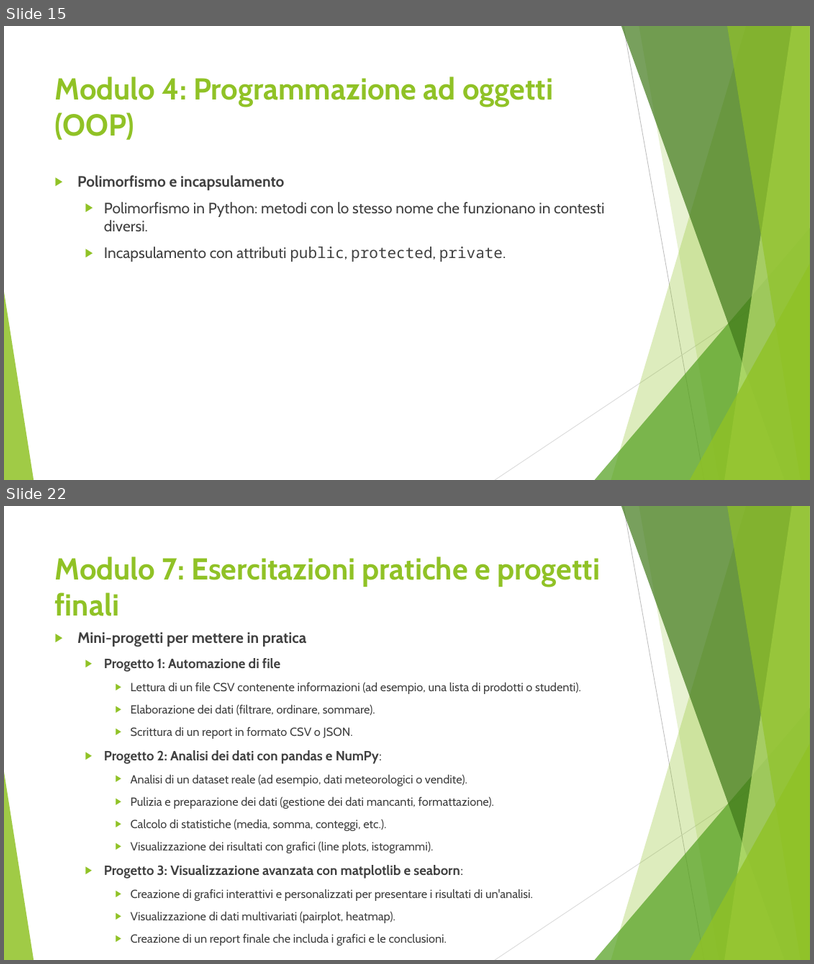
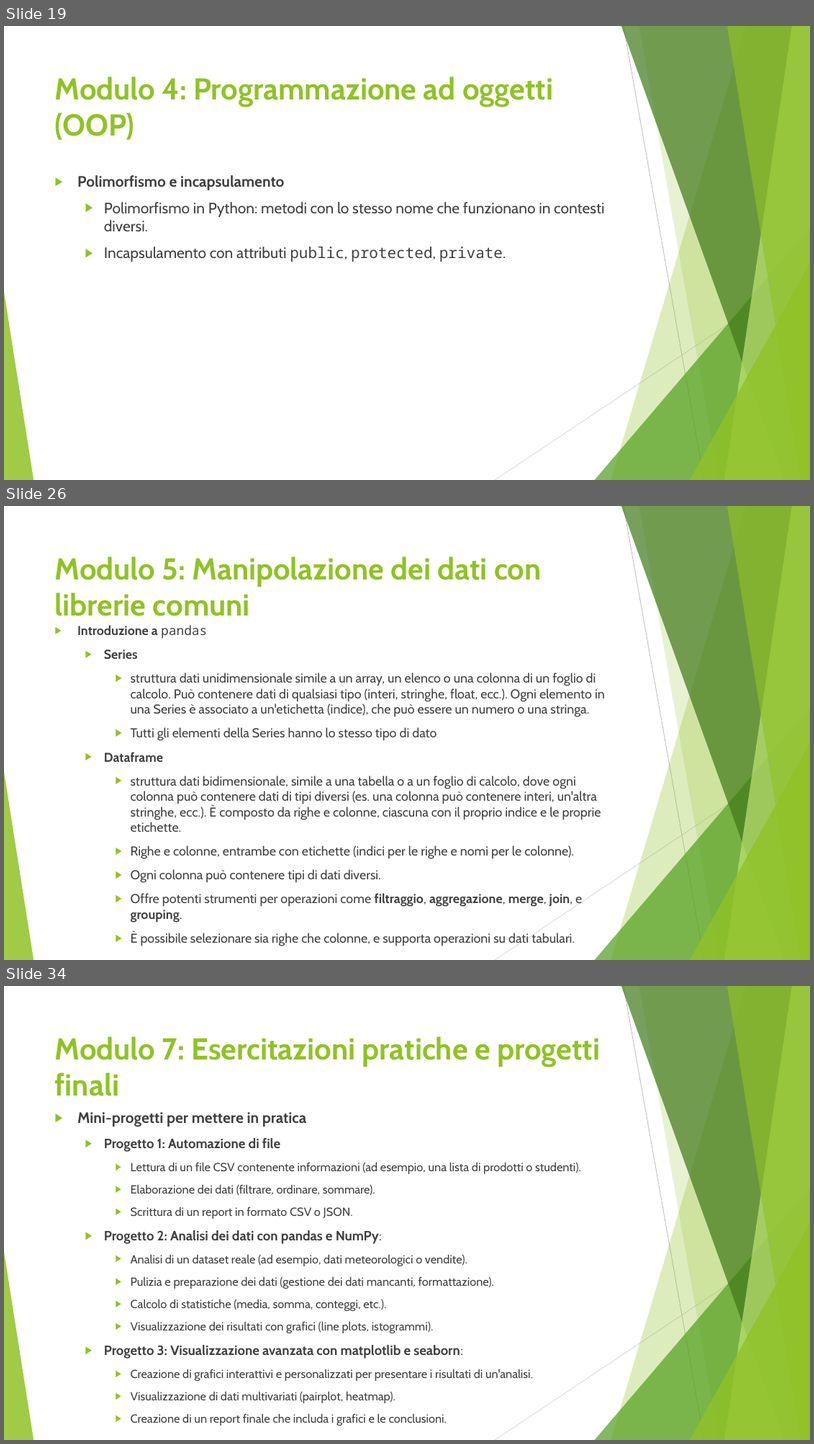
Before and after one commit to giukix/CorsoPython, a slide deck: doc/Corso di Python.pptx. Shown one above the other, each under a label of ours: slides 15 and 22 before the commit, slides 19, 26 and 34 after it; the slides between them are not shown. The pictures are 814x964 and 814x1444 pixels, drawn with LibreOffice and Linux fonts; fonts in the diff are those of the drawing. Boxes give left, top, right and bottom in pixels: in the first picture for what was removed or moved away, otherwise in the second. Text is boxed around its words. In the diff, an @@ line names an element or a change of style, - is before the commit and + after.

Commit message:
Modulo 6 e aggiornamento presentazione

```diff
--- a/doc/Corso di Python.pptx
+++ b/doc/Corso di Python.pptx
@@ slide 26 added at [4, 506, 810, 960], background #FFFFFF; not listed: 10 template elements that a slide beside it also shows @@
@@ title added at [55, 556, 541, 616], 36 pt, text #90C226, bold @@
+Modulo 5: Manipolazione dei dati con librerie comuni
@@ text added at [77, 625, 605, 946], 15.3 pt, text #404040 @@
+▶ Introduzione a pandas
+  ▶ Series
+    ▶ struttura dati unidimensionale simile a un array, un elenco o una colonna di un foglio di calcolo. Può contenere dati di qualsiasi tipo (interi, stringhe, float, ecc.). Ogni elemento in una Series è associato a un'etichetta (indice), che può essere un numero o una stringa.
+    ▶ Tutti gli elementi della Series hanno lo stesso tipo di dato
+  ▶ Dataframe
+    ▶ struttura dati bidimensionale, simile a una tabella o a un foglio di calcolo, dove ogni colonna può contenere dati di tipi diversi (es. una colonna può contenere interi, un'altra stringhe, ecc.). È composto da righe e colonne, ciascuna con il proprio indice e le proprie etichette.
+    ▶ Righe e colonne, entrambe con etichette (indici per le righe e nomi per le colonne).
+    ▶ Ogni colonna può contenere tipi di dati diversi.
+    ▶ Offre potenti strumenti per operazioni come filtraggio, aggregazione, merge, join, e grouping.
+    ▶ È possibile selezionare sia righe che colonne, e supporta operazioni su dati tabulari.
@@ what was slide 15 is now slide 19 @@
@@ what was slide 22 is now slide 34 @@
```
Also in this commit, not shown: 11 slides changed, 13 other slides added, 2 slides removed, 3 other files.
